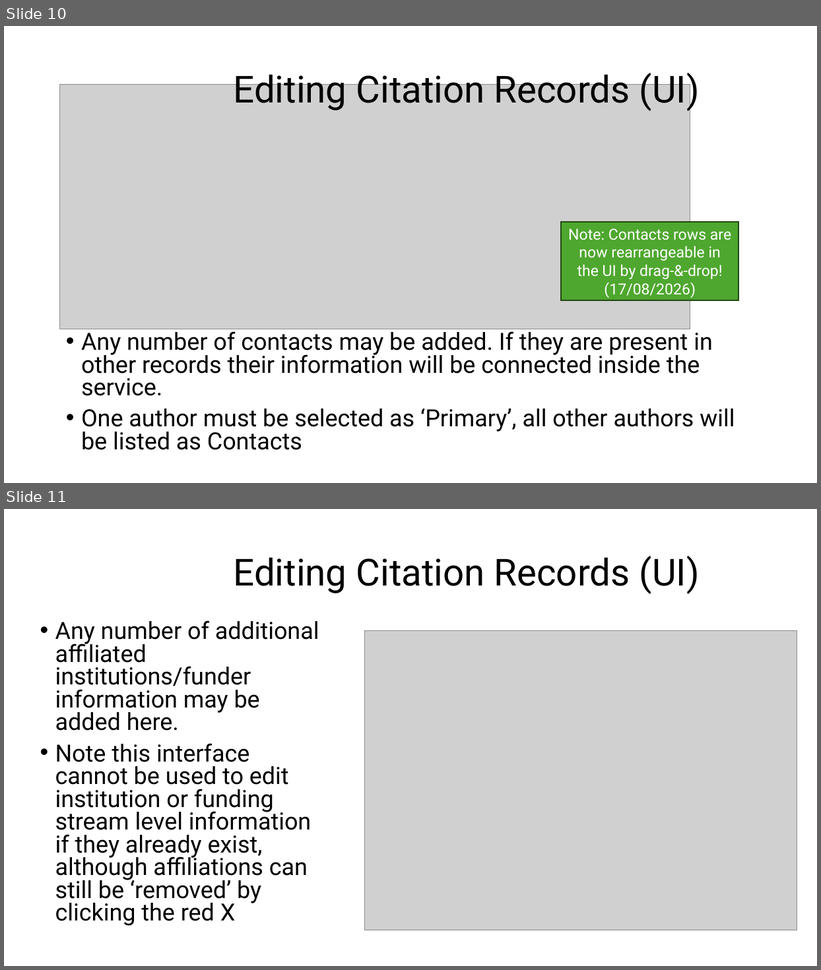
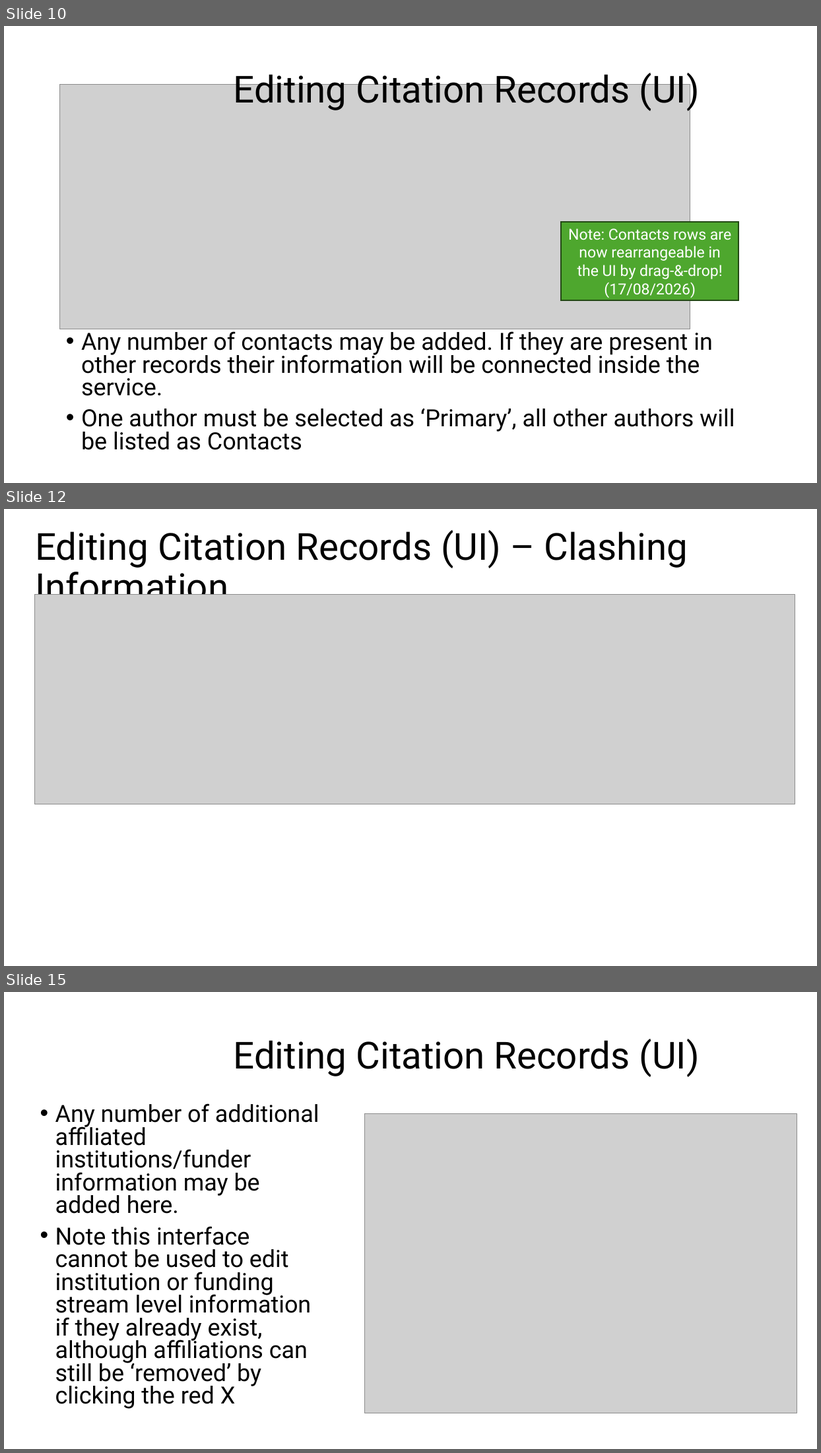
Before and after one commit to cedadev/cmip7-citation-service, a slide deck: docs/CitationReviewerGuide.pptx. Shown one above the other, each under a label of ours: slides 10 and 11 before the commit, slides 10, 12 and 15 after it; the slides between them are not shown. The pictures are 821x970 and 821x1453 pixels, drawn with LibreOffice and Linux fonts; fonts in the diff are those of the drawing; grey boxes stand for pictures. Boxes give left, top, right and bottom in pixels: in the first picture for what was removed or moved away, otherwise in the second. Text is boxed around its words. In the diff, an @@ line names an element or a change of style, - is before the commit and + after.

Commit message:
Updated Reviewer Guide with Clash Resolution instructions

```diff
--- a/docs/CitationReviewerGuide.pptx
+++ b/docs/CitationReviewerGuide.pptx
@@ slide 12 added at <box>4,509,817,966</box>, background #FFFFFF @@
@@ title added at <box>35,530,688,595</box>, 44 pt, text #000000 @@
+Editing Citation Records (UI) – Clashing Information
@@ picture added at <box>34,594,795,804</box> @@
@@ what was slide 11 is now slide 15 @@
```
Also in this commit, not shown: 2 slides changed, 3 other slides added, 1 other file.
